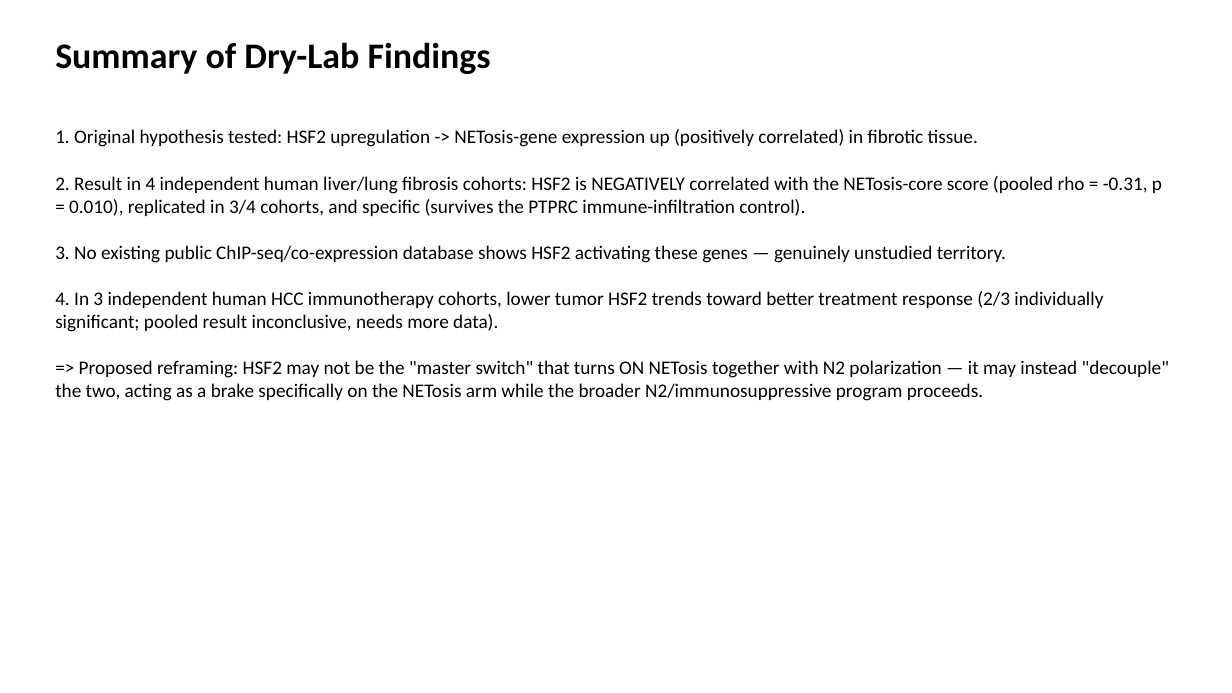
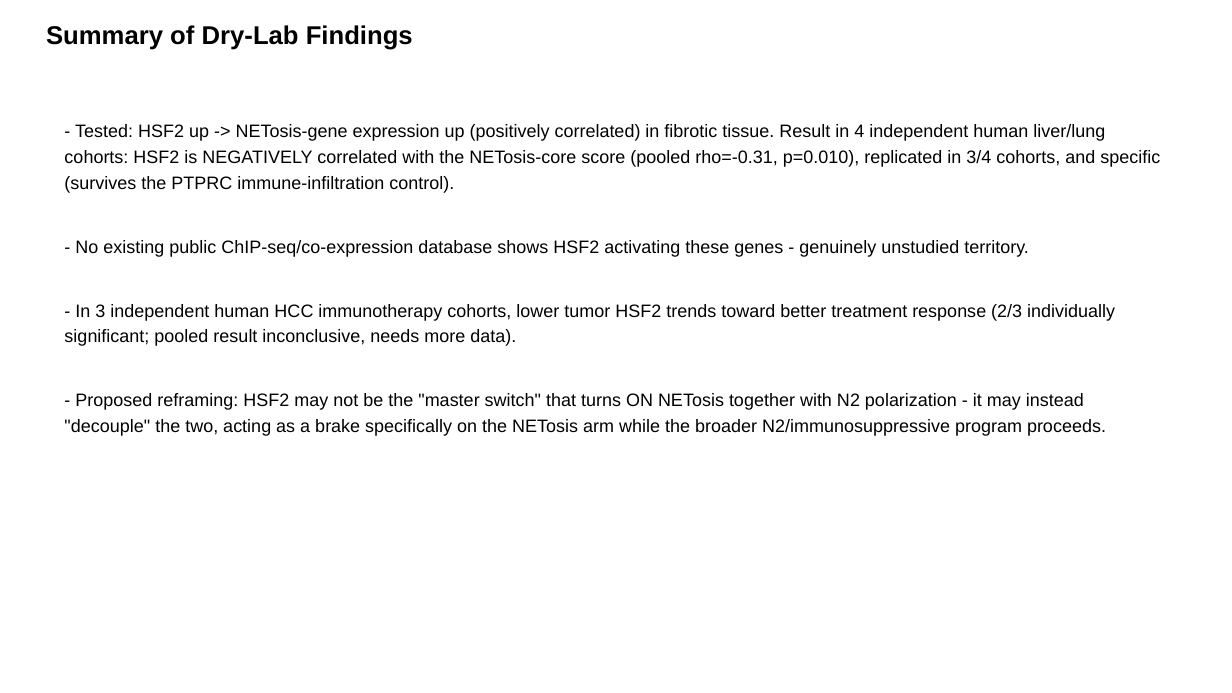
Before and after one commit to bioinform25/project2, a slide deck: slide 17 of presentation/dry_lab_summary.pptx (slide 16 before the commit). Drawn at 1232x693 pixels with LibreOffice and Linux fonts; fonts in the diff are those of the drawing. Boxes give left, top, right and bottom in pixels: in the first picture for what was removed or moved away, otherwise in the second. Text is boxed around its words. In the diff, an @@ line names an element or a change of style, - is before the commit and + after.

```diff
--- a/presentation/dry_lab_summary.pptx
+++ b/presentation/dry_lab_summary.pptx
@@ text "Summary of Dry-Lab Findings": place and size @@
-text "Summary of Dry-Lab Findings" at (55,42,491,74)
+text "Summary of Dry-Lab Findings" at (46,25,413,50)
@@ text "Summary of Dry-Lab Findings" at (46,25,413,50): size 28 to 20 pt, font Calibri to Arial @@
@@ text at (64,124,1160,436): text changed; size 15 to 14 pt; font Calibri to Arial @@
-1. Original hypothesis tested: HSF2 upregulation -> NETosis-gene expression up (positively correlated) in fibrotic tissue.
-2. Result in 4 independent human liver/lung fibrosis cohorts: HSF2 is NEGATIVELY correlated with the NETosis-core score (pooled rho = -0.31, p = 0.010), replicated in 3/4 cohorts, and specific (survives the PTPRC immune-infiltration control).
-3. No existing public ChIP-seq/co-expression database shows HSF2 activating these genes — genuinely unstudied territory.
-4. In 3 independent human HCC immunotherapy cohorts, lower tumor HSF2 trends toward better treatment response (2/3 individually significant; pooled result inconclusive, needs more data).
-=> Proposed reframing: HSF2 may not be the "master switch" that turns ON NETosis together with N2 polarization — it may instead "decouple" the two, acting as a brake specifically on the NETosis arm while the broader N2/immunosuppressive program proceeds.
+- Tested: HSF2 up -> NETosis-gene expression up (positively correlated) in fibrotic tissue. Result in 4 independent human liver/lung cohorts: HSF2 is NEGATIVELY correlated with the NETosis-core score (pooled rho=-0.31, p=0.010), replicated in 3/4 cohorts, and specific (survives the PTPRC immune-infiltration control).
+- No existing public ChIP-seq/co-expression database shows HSF2 activating these genes - genuinely unstudied territory.
+- In 3 independent human HCC immunotherapy cohorts, lower tumor HSF2 trends toward better treatment response (2/3 individually significant; pooled result inconclusive, needs more data).
+- Proposed reframing: HSF2 may not be the "master switch" that turns ON NETosis together with N2 polarization - it may instead "decouple" the two, acting as a brake specifically on the NETosis arm while the broader N2/immunosuppressive program proceeds.
```
Also in this commit, not shown: 14 other slides changed, 4 slides added, 3 slides removed, 2 other files.
